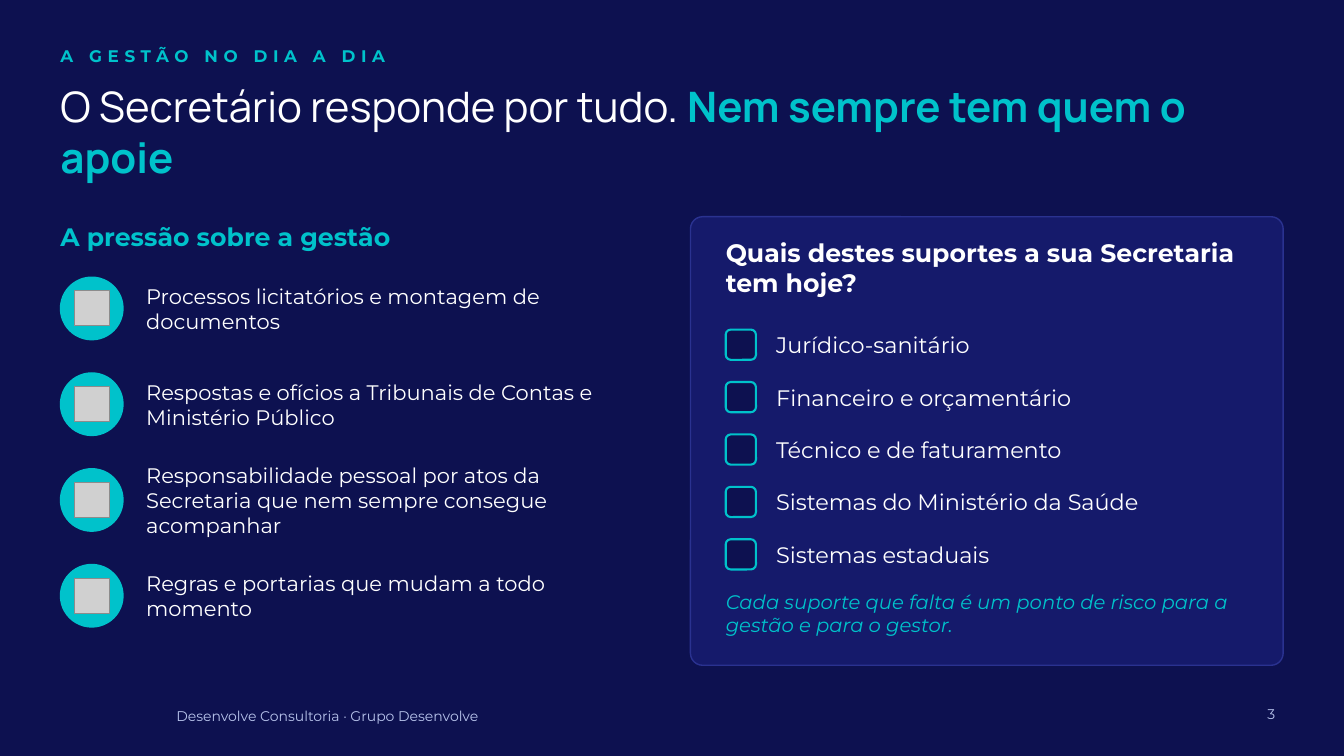
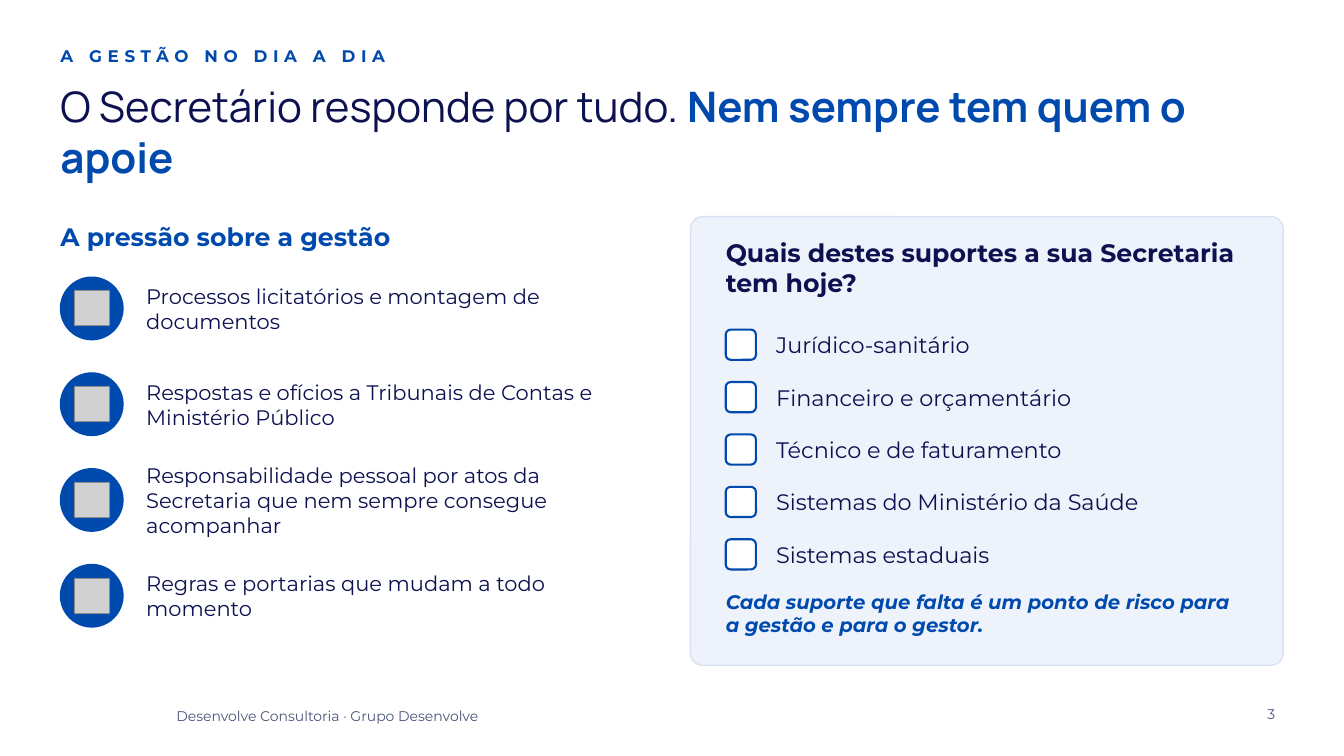
Before and after one commit to murilosantos100-hue/grupodesenvolve, a slide deck: slide 3 of apresentacoes/comercial-consultoria/Apresentacao Comercial - Desenvolve Consultoria.pptx. Drawn at 1344x756 pixels with LibreOffice and Linux fonts; fonts in the diff are those of the drawing; grey boxes stand for pictures; background and template pictures are left out. Boxes give left, top, right and bottom in pixels: in the first picture for what was removed or moved away, otherwise in the second. Text is boxed around its words. In the diff, an @@ line names an element or a change of style, - is before the commit and + after.

```diff
--- a/apresentacoes/comercial-consultoria/Apresentacao Comercial - Desenvolve Consultoria.pptx
+++ b/apresentacoes/comercial-consultoria/Apresentacao Comercial - Desenvolve Consultoria.pptx
@@ background #0D1150 to #FFFFFF @@
@@ text "A GESTÃO NO DIA A ..." at bbox=[60, 47, 385, 63]: text colour #00C2CB to #004AAD @@
@@ title "O Secretário responde por tudo. ..." at bbox=[60, 89, 1186, 183]: text colour #FFFFFF to #0D1150 in "O Secretário responde por tudo."; text colour #00C2CB to #004AAD in "Nem sempre tem quem o apoie" @@
@@ text "A pressão sobre a gestão" at bbox=[60, 227, 390, 251]: text colour #00C2CB to #004AAD @@
@@ rounded rectangle at bbox=[691, 217, 1284, 665]: fill #151A6B to #EEF2FB; outline #2A3290 1 pt to #D9E1F2 1 pt @@
@@ fill #0D1150 to #FFFFFF; outline #00C2CB 1.5 pt to #004AAD 1.5 pt in 5 elements at bbox=[726, 330, 756, 360], bbox=[726, 382, 756, 412], bbox=[726, 435, 756, 465], bbox=[726, 487, 756, 517], bbox=[726, 539, 756, 570] @@
@@ text colour #FFFFFF to #0D1150 in 10 elements at bbox=[146, 288, 540, 329], bbox=[146, 384, 593, 425], bbox=[146, 467, 547, 537], bbox=[146, 575, 545, 616], bbox=[726, 242, 1234, 297], bbox=[776, 336, 970, 353], bbox=[776, 389, 1071, 411], bbox=[776, 441, 1062, 458], bbox=[776, 493, 1139, 510], bbox=[776, 546, 990, 563] @@
@@ fill #00C2CB to #004AAD; outline #00C2CB 1 pt to #004AAD 1 pt in 4 elements at bbox=[60, 277, 123, 340], bbox=[60, 373, 123, 436], bbox=[60, 469, 123, 531], bbox=[60, 565, 123, 627] @@
@@ text "Cada suporte que falta é ..." at bbox=[726, 593, 1229, 636]: text colour #00C2CB to #004AAD, bold on @@
@@ text "Desenvolve Consultoria · Grupo Desenvolve" at bbox=[176, 710, 478, 724]: text colour #B8C4EC to #4A5578 @@
@@ page number at bbox=[1267, 709, 1275, 719]: text colour #B8C4EC to #4A5578 @@
```
Also in this commit, not shown: 7 other slides changed, 1 other file.
